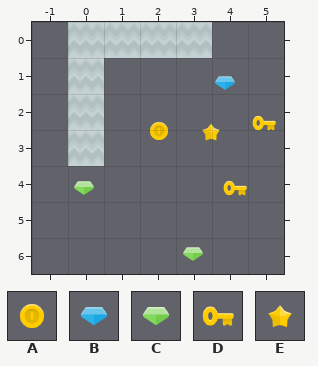
Two versions of a level (Tiled map, maps/template.tmx). Above is the file before it was changed.
Cells are 128x128 px. Shown: x -1..5, y 0..6.
Key: from "Tileset": A 11 "coinGold", B 12 "gemBlue", C 13 "gemGreen", D 35 "keyYellow", E 36 "star".
Objects are placed by their top-left corner, in cells (3,4 is the top-left corner of cell 3,4); size is 1x1 cell unless given.
Layers that did not change in this view are not listed.
Objects on layer "Items" before:
B "Gem" at 3.9,1.2
D "Star" at 4.9,2.3
A "Coin" at 2,2.5
E "Enemy" at 3.5,2.5
D "Star" at 4.1,4.1
C "Gem" at 0,4.1
C "Gem" at 3,5.9
After:
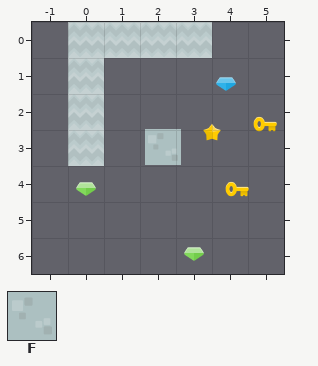
Further tiles: from "Tileset": F 10 "stoneCenter".
From old to new:
layer "Items" offset 0,0 -> 5,2 px
Layer "Items":
added: F "DestroyableWall" at 2.1,3
removed: A "Coin" at 2,2.5
